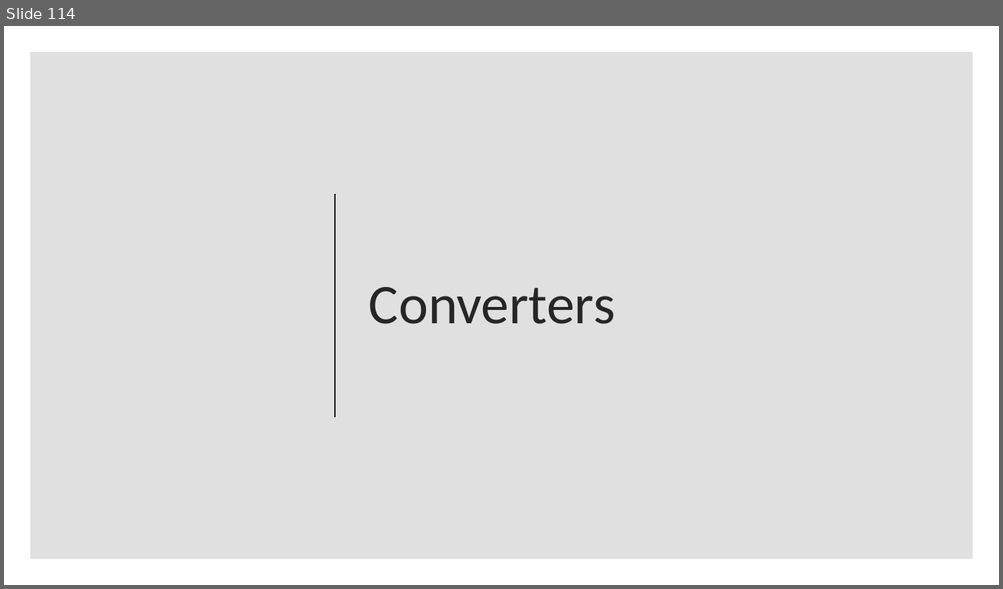
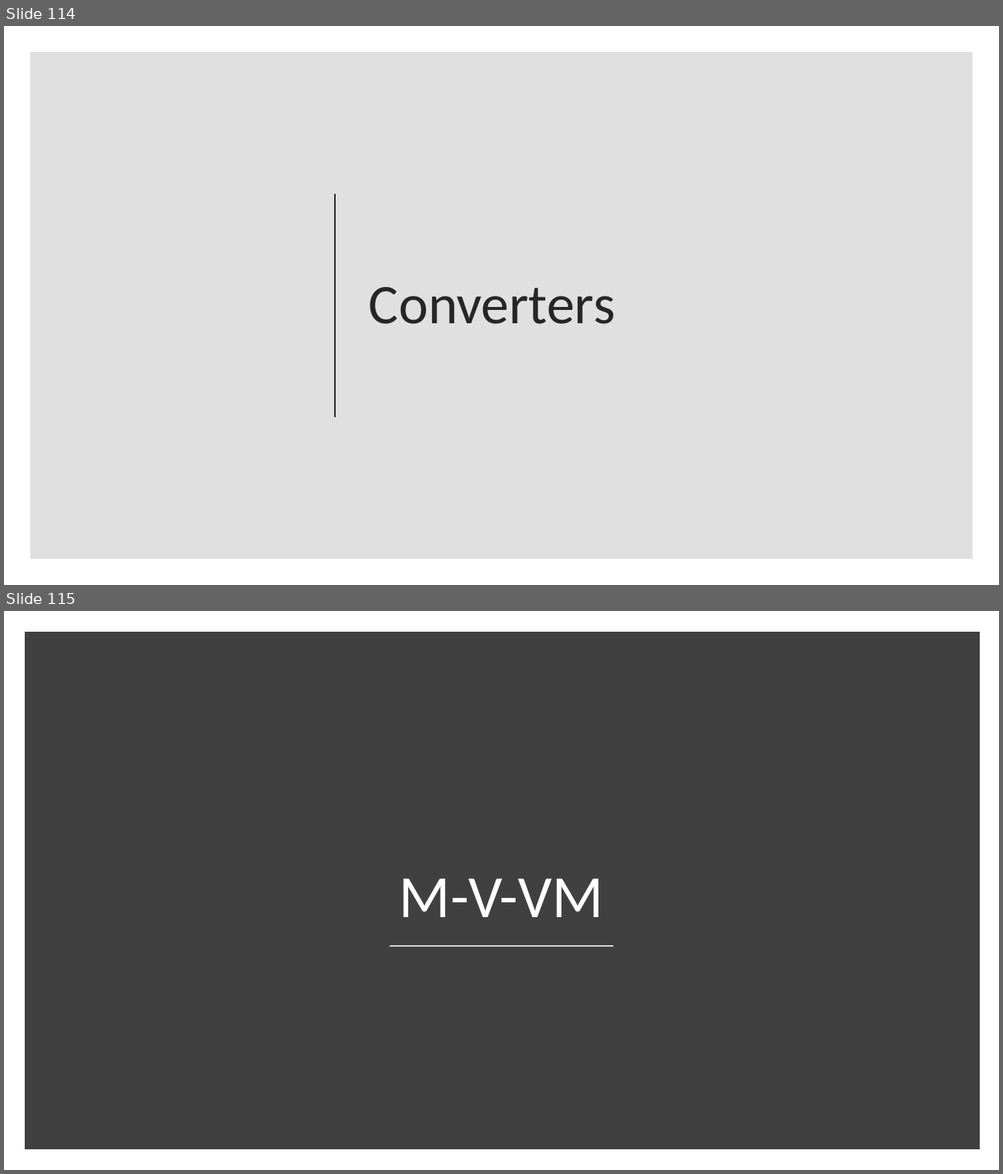
Before and after one commit to danieleromanazzi/wpf-tutorial, a slide deck: wpf-tutorial.pptx. Shown one above the other, each under a label of ours: slide 114 before the commit, slides 114 and 115 after it. The pictures are 1003x589 and 1003x1174 pixels, drawn with LibreOffice and Linux fonts; fonts in the diff are those of the drawing. Boxes give left, top, right and bottom in pixels: in the first picture for what was removed or moved away, otherwise in the second. Text is boxed around its words. In the diff, an @@ line names an element or a change of style, - is before the commit and + after.

```diff
--- a/wpf-tutorial.pptx
+++ b/wpf-tutorial.pptx
@@ slide 115 added at bbox=[4, 611, 999, 1170], background #FFFFFF @@
@@ rectangle added at bbox=[30, 637, 975, 1145], fill #404040, outline #404040 10 pt @@
@@ title added at bbox=[399, 879, 603, 917], 58 pt, text #FFFFFF @@
+M-V-VM
@@ line added from (390, 946) to (614, 946), #D9D9D9 1 pt @@
```
Also in this commit, not shown: 3 other slides added, 2 slides removed, 2 other files.
